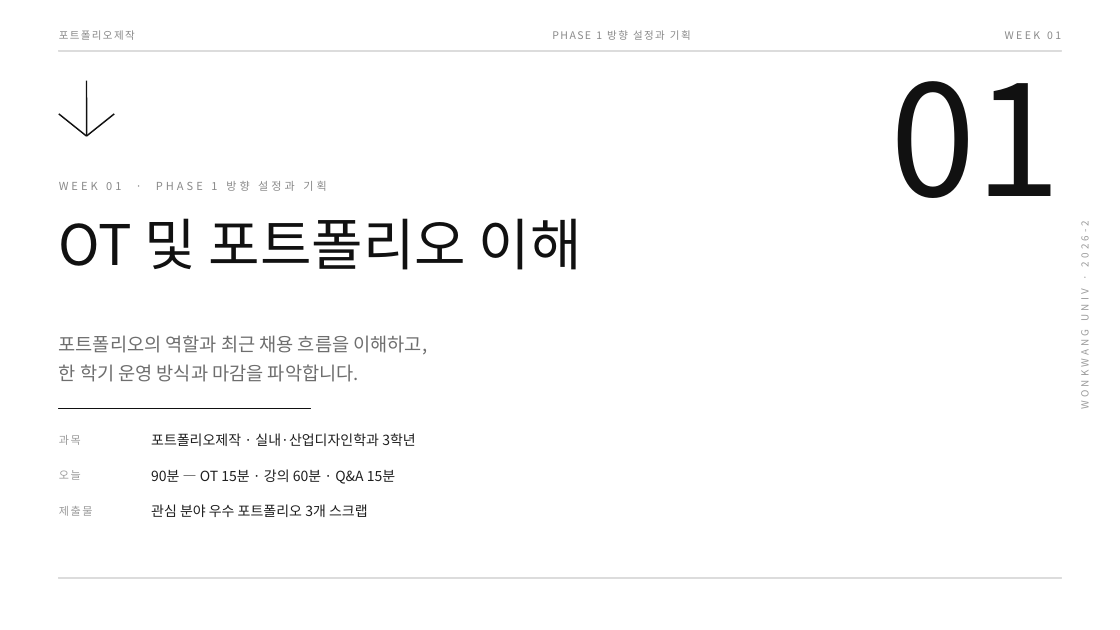
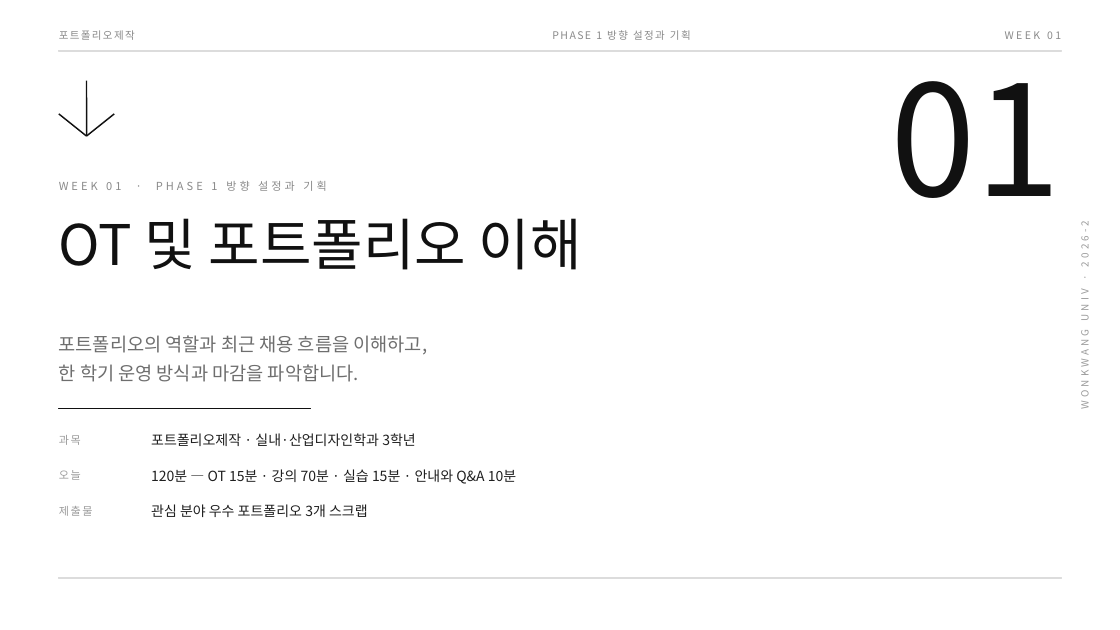
Before and after one commit to design-eng/MIN.D, a slide deck: slide 1 of dist/weeks-포트폴리오제작/포트폴리오제작_01주차_OT.pptx. Drawn at 1120x630 pixels with LibreOffice and Linux fonts; fonts in the diff are those of the drawing. Boxes give left, top, right and bottom in pixels: in the first picture for what was removed or moved away, otherwise in the second. Text is boxed around its words. In the diff, an @@ line names an element or a change of style, - is before the commit and + after.

```diff
--- a/dist/weeks-포트폴리오제작/포트폴리오제작_01주차_OT.pptx
+++ b/dist/weeks-포트폴리오제작/포트폴리오제작_01주차_OT.pptx
@@ text at (x1=151, y1=469, x2=516, y2=484): text changed @@
-90분 — OT 15분 · 강의 60분 · Q&A 15분
+120분 — OT 15분 · 강의 70분 · 실습 15분 · 안내와 Q&A 10분
```
Also in this commit, not shown: 3 other slides changed, 1 slide added, 34 other files.
